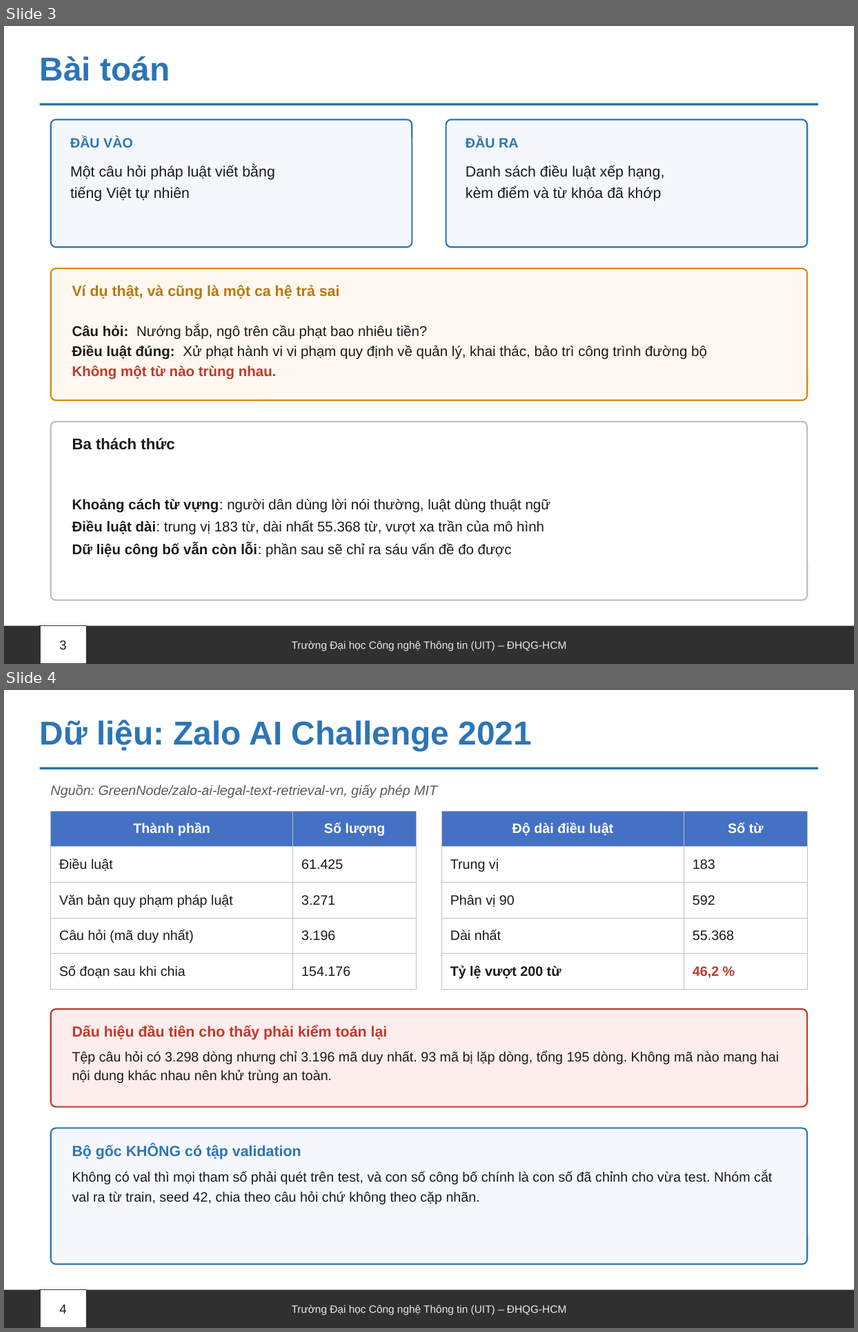
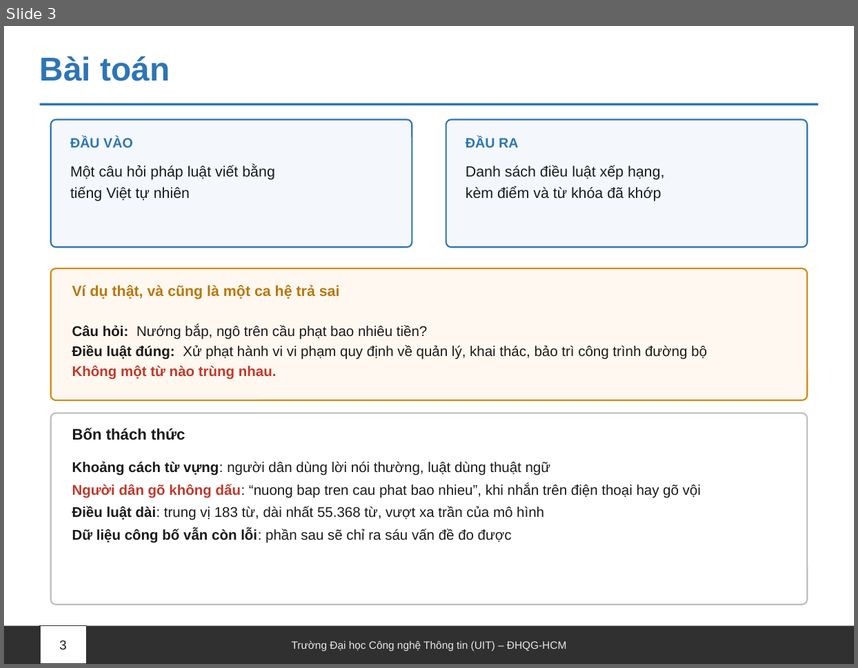
Before and after one commit to Messiac24/vietnamese-legal-retrieval-khong-dau, a slide deck: docs/slides/Nhom09_XLNNTN_BaoCao.pptx. Shown one above the other, each under a label of ours: slides 3 and 4 before the commit, slide 3 after it. The pictures are 858x1332 and 858x668 pixels, drawn with LibreOffice and Linux fonts; fonts in the diff are those of the drawing. Boxes give left, top, right and bottom in pixels: in the first picture for what was removed or moved away, otherwise in the second. Text is boxed around its words. In the diff, an @@ line names an element or a change of style, - is before the commit and + after.

```diff
--- a/docs/slides/Nhom09_XLNNTN_BaoCao.pptx
+++ b/docs/slides/Nhom09_XLNNTN_BaoCao.pptx
@@ slide 4 removed at (x1=4, y1=690, x2=854, y2=1328), background #FFFFFF @@
@@ text removed at (x1=40, y1=720, x2=533, y2=751) @@
-Dữ liệu: Zalo AI Challenge 2021
@@ line removed from (40, 768) to (818, 768) @@
@@ text removed at (x1=51, y1=785, x2=437, y2=798) @@
-Nguồn: GreenNode/zalo-ai-legal-text-retrieval-vn, giấy phép MIT
@@ table removed at (x1=51, y1=811, x2=417, y2=980), 5 rows, 2 columns @@
-Thành phần | Số lượng
-Điều luật | 61.425
-Văn bản quy phạm pháp luật | 3.271
-Câu hỏi (mã duy nhất) | 3.196
-Số đoạn sau khi chia | 154.176
@@ table removed at (x1=441, y1=811, x2=807, y2=981), 5 rows, 2 columns @@
-Độ dài điều luật | Số từ
-Trung vị | 183
-Phân vị 90 | 592
-Dài nhất | 55.368
-Tỷ lệ vượt 200 từ | 46,2 %
@@ rounded rectangle removed at (x1=51, y1=1009, x2=807, y2=1107) @@
@@ text removed at (x1=72, y1=1025, x2=388, y2=1040) @@
-Dấu hiệu đầu tiên cho thấy phải kiểm toán lại
@@ text removed at (x1=72, y1=1051, x2=779, y2=1083) @@
-Tệp câu hỏi có 3.298 dòng nhưng chỉ 3.196 mã duy nhất. 93 mã bị lặp dòng, tổng 195 dòng. Không mã nào mang hai nội dung khác nhau nên khử trùng an toàn.
@@ rounded rectangle removed at (x1=51, y1=1127, x2=807, y2=1264) @@
@@ text removed at (x1=72, y1=1144, x2=301, y2=1159) @@
-Bộ gốc KHÔNG có tập validation
@@ text removed at (x1=72, y1=1171, x2=772, y2=1204) @@
-Không có val thì mọi tham số phải quét trên test, và con số công bố chính là con số đã chỉnh cho vừa test. Nhóm cắt val ra từ train, seed 42, chia theo câu hỏi chứ không theo cặp nhãn.
@@ rectangle removed at (x1=4, y1=1290, x2=854, y2=1328) @@
@@ rectangle removed at (x1=40, y1=1290, x2=87, y2=1328) @@
@@ text removed at (x1=59, y1=1304, x2=66, y2=1313) @@
-4
@@ text removed at (x1=292, y1=1304, x2=566, y2=1314) @@
-Trường Đại học Công nghệ Thông tin (UIT) – ĐHQG-HCM
@@ slide 3 changed as well @@
@@ rounded rectangle resized from (x1=51, y1=421, x2=807, y2=600) to (x1=51, y1=413, x2=807, y2=604) @@
@@ rounded rectangle at (x1=51, y1=413, x2=807, y2=604): proportions changed @@
@@ text at (x1=72, y1=428, x2=185, y2=440): text changed @@
-Ba thách thức
+Bốn thách thức
@@ text "Khoảng cách từ vựng: người ..." moved from (x1=72, y1=498, x2=551, y2=557) to (x1=72, y1=461, x2=701, y2=543) @@
@@ text "Khoảng cách từ vựng: người ..." at (x1=72, y1=461, x2=701, y2=543): vertical alignment middle to top @@
@@ text at (x1=72, y1=483, x2=701, y2=498): paragraph added @@
+Người dân gõ không dấu: “nuong bap tren cau phat bao nhieu”, khi nhắn trên điện thoại hay gõ vội
```
Also in this commit, not shown: 11 other slides changed, 5 slides added, 5 other files.
